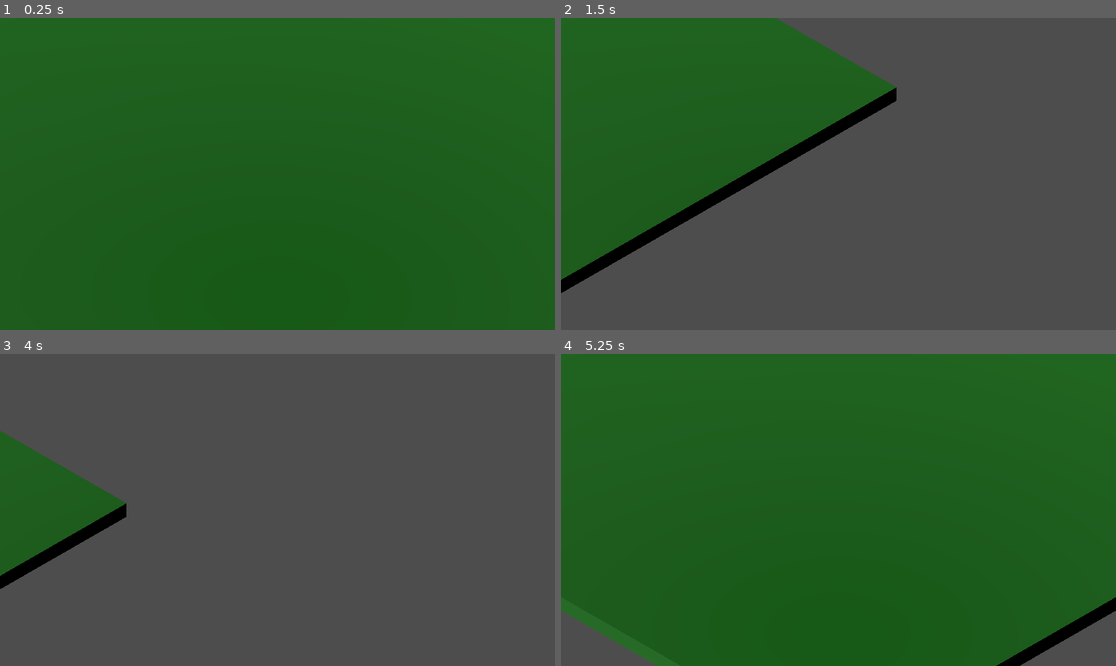
Above: before the commit, frames 1-4 (two rows, left to right).
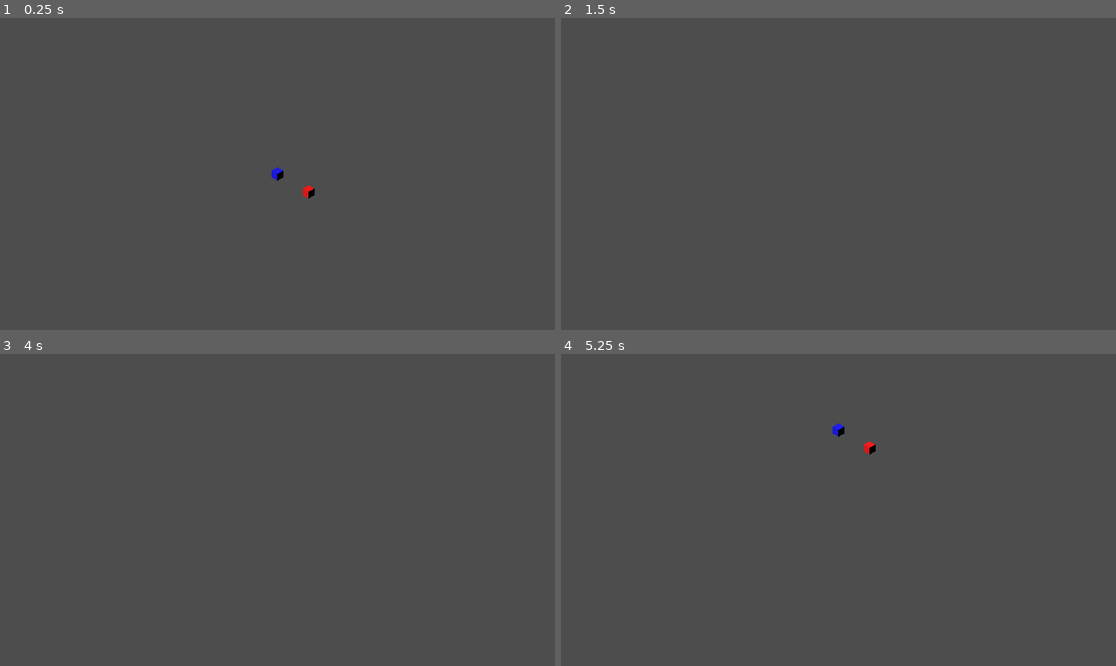
Above: after the commit, the same moments.

Repository: SamDrennan/Animal-Game
Game: Godot game, scene res://main.tscn
Same seed, same stepped clock (60 frames per second), same inputs: the game is played once before the commit and once after it.
Inputs:
- Up to frame 1 (0.25 s): no input
- Up to frame 2 (1.5 s): tap Enter at 0.5 s; hold D (move_right) 0.53-1.28 s; hold S (move_backward) from 1.28 s (still down)
- Up to frame 3 (4 s): release S (move_backward) at 2.03 s; hold D (move_right) 2.03-2.78 s; tap Space at 2.75 s; hold W (move_forward) 2.78-3.53 s; tap Enter at 3.5 s; hold A (move_left) from 3.53 s (still down)
- Up to frame 4 (5.25 s): release A (move_left) at 5.03 s; hold S (move_backward) from 5.03 s (still down)

The runs differ from the first frame. In frame 1, 100% of the frame differs, in the area x 0-100%, y 0-100%; in frame 2, 32%; in frame 3, 6.3%; in frame 4, 97%.

Commit message:
Add files via upload

Diff:
--- a/main.tscn
+++ b/main.tscn
@@ -1,28 +1,46 @@
-[gd_scene load_steps=5 format=3 uid="uid://cklhrodqmp6ei"]
+[gd_scene load_steps=9 format=3 uid="uid://cklhrodqmp6ei"]
 
 [ext_resource type="PackedScene" uid="uid://d2jlkqwvtl1qj" path="res://camera.tscn" id="1_fqvo5"]
+[ext_resource type="Script" path="res://main.gd" id="1_rmlao"]
+[ext_resource type="MeshLibrary" uid="uid://57cmlq7fvdtn" path="res://TileSet.tres" id="2_6pcsp"]
 
-[sub_resource type="BoxShape3D" id="BoxShape3D_lr6dv"]
-size = Vector3(50, 1, 50)
+[sub_resource type="BoxShape3D" id="BoxShape3D_r3yrw"]
 
-[sub_resource type="StandardMaterial3D" id="StandardMaterial3D_fbeed"]
-albedo_color = Color(0, 0.380392, 0, 1)
+[sub_resource type="StandardMaterial3D" id="StandardMaterial3D_ala7m"]
+albedo_color = Color(1, 0, 0, 1)
 
-[sub_resource type="BoxMesh" id="BoxMesh_u53cu"]
-material = SubResource("StandardMaterial3D_fbeed")
-size = Vector3(50, 1, 50)
+[sub_resource type="BoxMesh" id="BoxMesh_kbt33"]
+material = SubResource("StandardMaterial3D_ala7m")
+
+[sub_resource type="StandardMaterial3D" id="StandardMaterial3D_5ijuw"]
+albedo_color = Color(0, 0, 1, 1)
+
+[sub_resource type="BoxMesh" id="BoxMesh_yipgt"]
+material = SubResource("StandardMaterial3D_5ijuw")
 
 [node name="Main" type="Node3D"]
+script = ExtResource("1_rmlao")
 
 [node name="DirectionalLight3D" type="DirectionalLight3D" parent="."]
 transform = Transform3D(1, 0, 0, 0, 0.642788, 0.766044, 0, -0.766044, 0.642788, 0, 22.7229, 0)
 
-[node name="StaticBody3D" type="StaticBody3D" parent="."]
+[node name="CameraPivot" parent="." instance=ExtResource("1_fqvo5")]
 
-[node name="CollisionShape3D" type="CollisionShape3D" parent="StaticBody3D"]
-shape = SubResource("BoxShape3D_lr6dv")
+[node name="area" type="StaticBody3D" parent="."]
 
-[node name="MeshInstance3D" type="MeshInstance3D" parent="StaticBody3D/CollisionShape3D"]
-mesh = SubResource("BoxMesh_u53cu")
+[node name="Coll" type="CollisionShape3D" parent="area"]
+shape = SubResource("BoxShape3D_r3yrw")
 
-[node name="CameraPivot" parent="." instance=ExtResource("1_fqvo5")]
+[node name="GridMap" type="GridMap" parent="."]
+transform = Transform3D(1, 0, 0, 0, 1, 0, 0, 0, 1, 0, -0.5, 0)
+mesh_library = ExtResource("2_6pcsp")
+cell_size = Vector3(1, 1, 1)
+metadata/_editor_floor_ = Vector3(0, 0, 0)
+
+[node name="s1" type="MeshInstance3D" parent="."]
+transform = Transform3D(0.5, 0, 0, 0, 0.5, 0, 0, 0, 0.5, 2.67854, 0, 0)
+mesh = SubResource("BoxMesh_kbt33")
+
+[node name="s2" type="MeshInstance3D" parent="."]
+transform = Transform3D(0.5, 0, 0, 0, 0.5, 0, 0, 0, 0.5, 0, 0, 0)
+mesh = SubResource("BoxMesh_yipgt")
